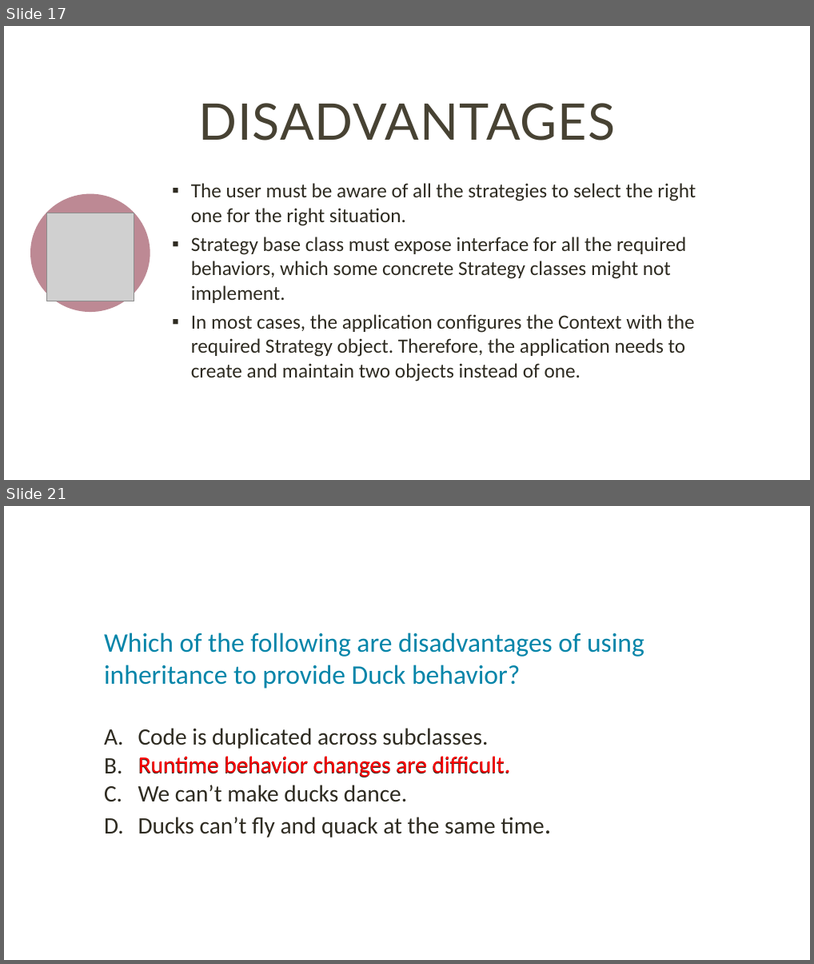
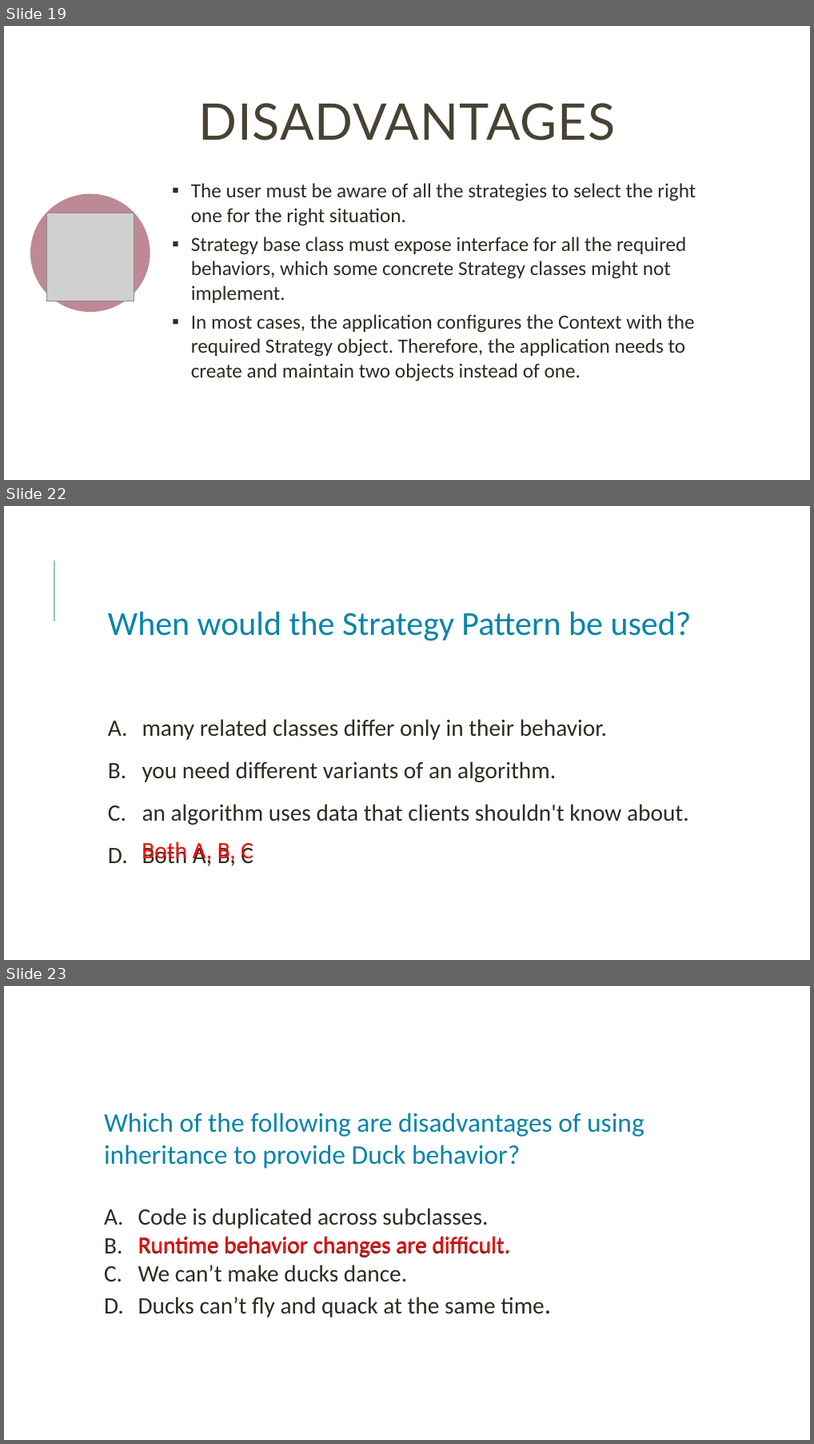
Before and after one commit to ntninh18/crossy-road, a slide deck: seminar/StrategyPattern.pptx. Shown one above the other, each under a label of ours: slides 17 and 21 before the commit, slides 19, 22 and 23 after it; the slides between them are not shown. The pictures are 814x964 and 814x1444 pixels, drawn with LibreOffice and Linux fonts; fonts in the diff are those of the drawing; grey boxes stand for pictures. Boxes give left, top, right and bottom in pixels: in the first picture for what was removed or moved away, otherwise in the second. Text is boxed around its words. In the diff, an @@ line names an element or a change of style, - is before the commit and + after.

Commit message:
hoàn thành slide StrategyPattern

```diff
--- a/seminar/StrategyPattern.pptx
+++ b/seminar/StrategyPattern.pptx
@@ slide 22 added at box(4, 506, 810, 960), background #FFFFFF @@
@@ line added from (54, 621) to (54, 560), #9CBEBD 1.5 pt @@
@@ text added at box(108, 612, 692, 866), 28 pt, text #2E2B21 @@
+When would the Strategy Pattern be used?
+A. many related classes differ only in their behavior.
+B. you need different variants of an algorithm.
+C. an algorithm uses data that clients shouldn't know about.
+D. Both A, B, C
@@ text added at box(142, 843, 254, 866), 28 pt, text #FF0000 @@
+Both A, B, C
@@ what was slide 17 is now slide 19 @@
@@ what was slide 21 is now slide 23 @@
```
Also in this commit, not shown: 5 slides changed, 7 other slides added, 4 slides removed.
